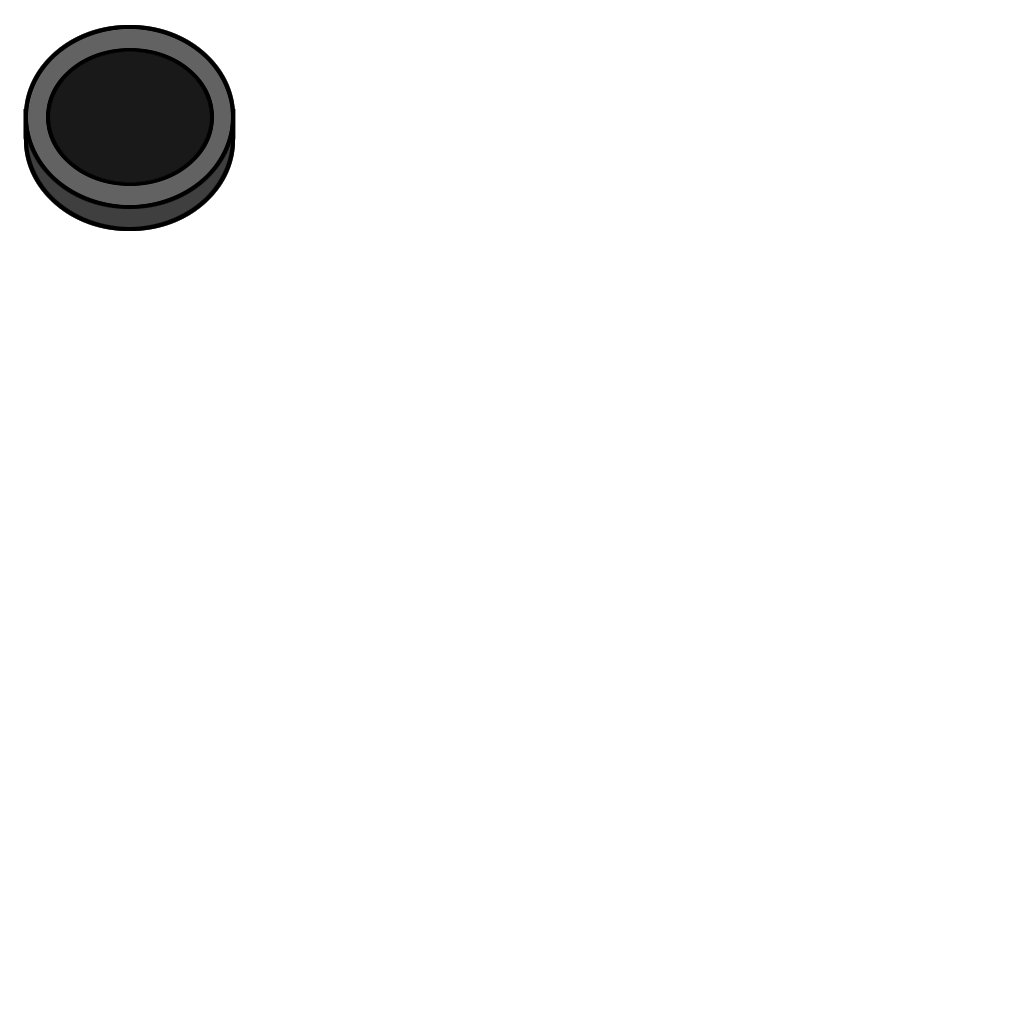
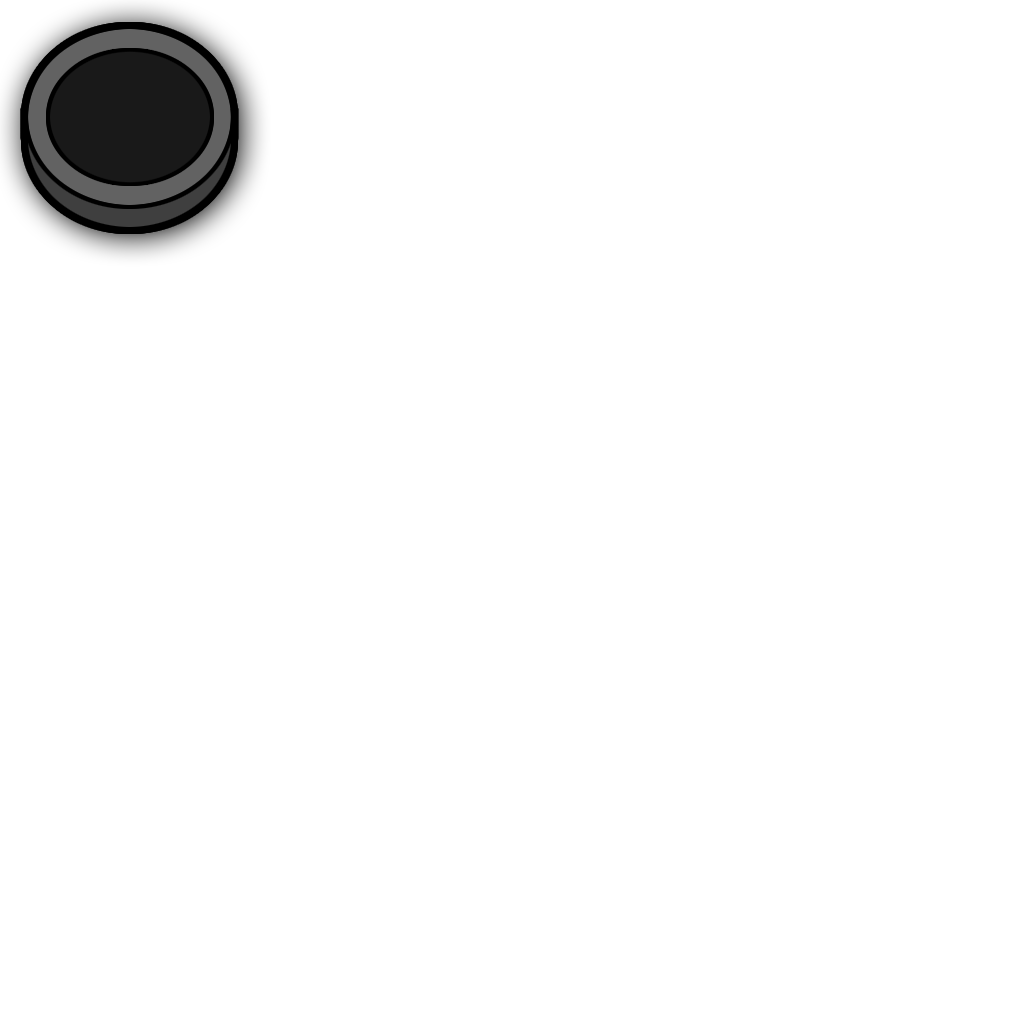
Layer changes from the first 1024px x 1024px image to the second:
renamed "Layer 2" to "Layer 2 copy 3", painted on it over [23, 25, 236, 231]
